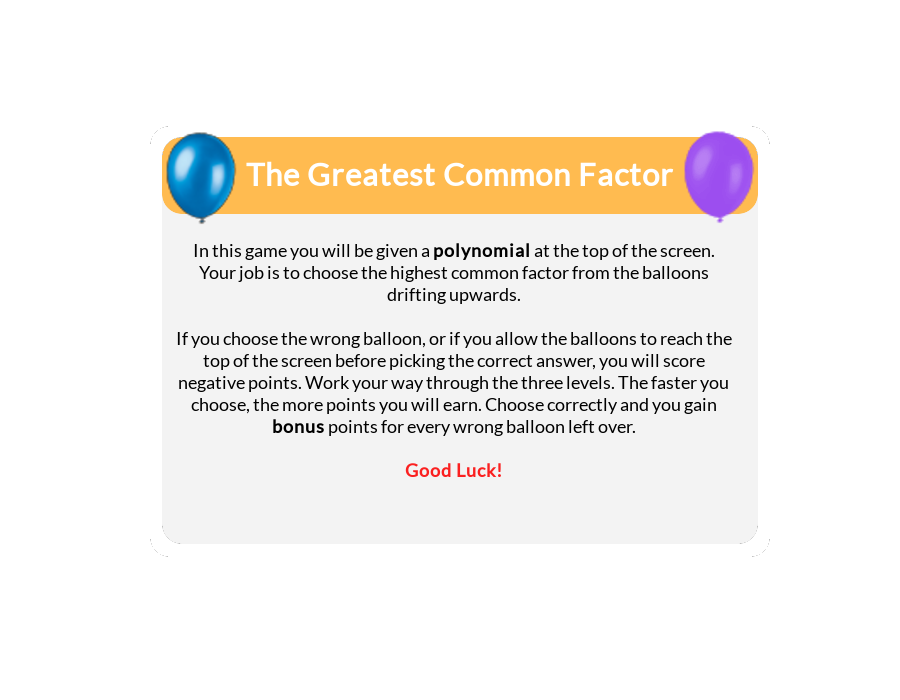
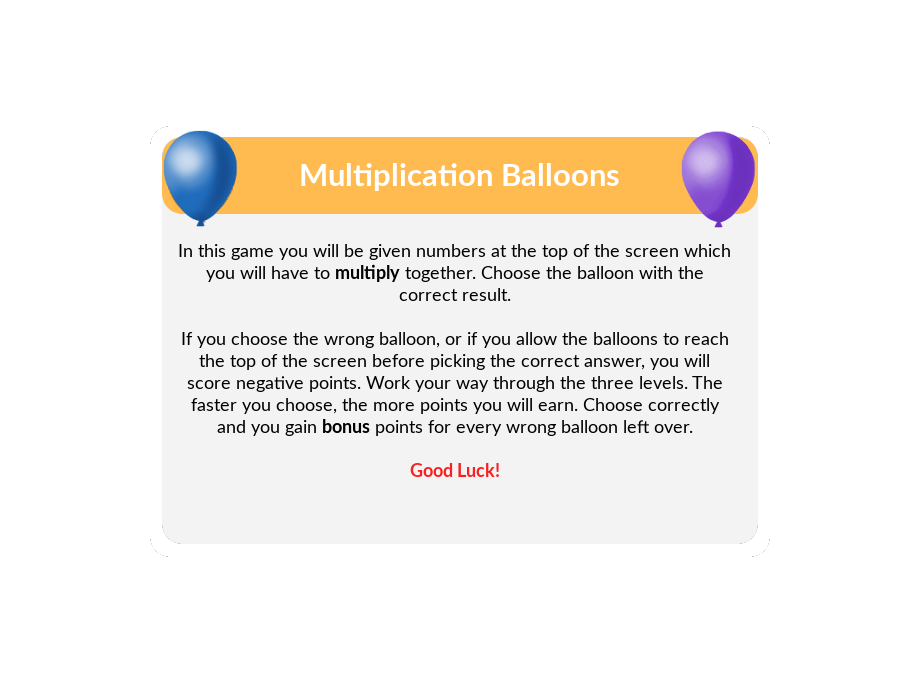
Layers edited between the first and the second 900px x 700px image:
renamed "The Greatest Common Factor" to "Multiplication Balloons", painted on it over [246, 161, 674, 191]
painted on "In this game you will be given..." over [177, 243, 732, 477]
painted on "Background" over [163, 130, 756, 228]
